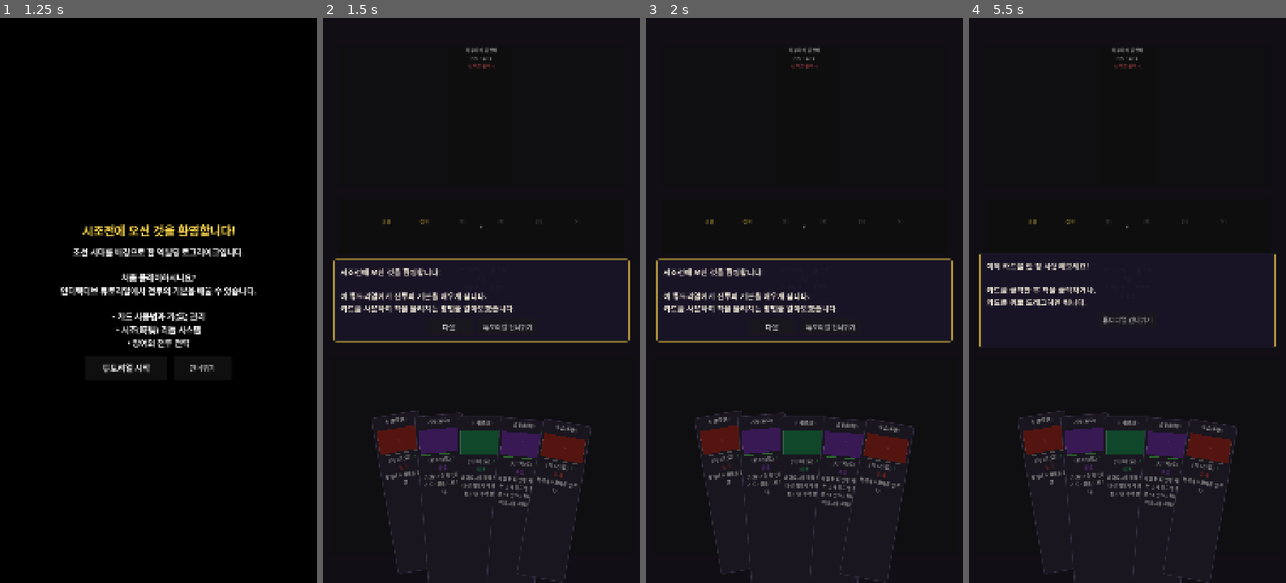
Above: before the commit, frames 1-4 (left to right).
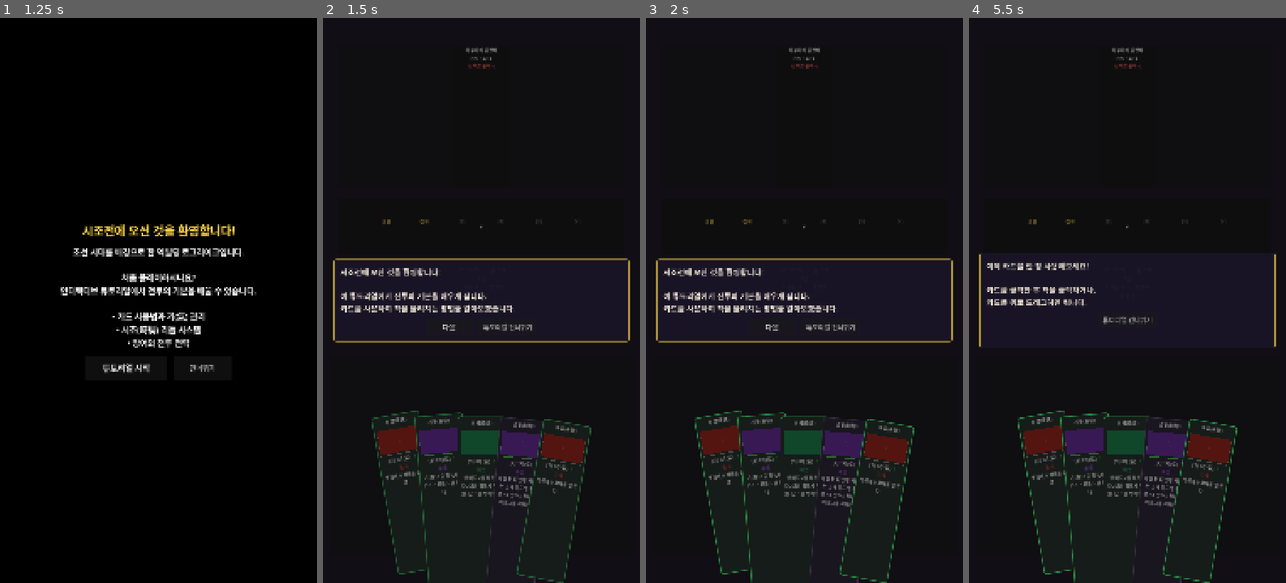
Above: after the commit, the same moments.

Repository: dongmin1213/Sijojeon
Game: Godot game, scene res://scenes/title/title_screen.tscn
Two runs of this game, one before a commit and one after it. Both use one fixed random seed, a clock stepped at 60 frames per second and the inputs below.
Inputs:
- Up to frame 1 (1.25 s): click "새 게임" at 0.5 s
- Up to frame 2 (1.5 s): click "튜토리얼 시작" at 1.25 s
- Up to frame 3 (2 s): no input
- Up to frame 4 (5.5 s): click "▼" at 2 s; click "다음" at 2.75 s; click "다음" at 3.5 s; click "다음" at 4.25 s; click "다음" at 5 s

Frame 1 is identical in both runs. In frame 2, 1.0% of the frame differs, in the area x 15-85%, y 69-100%; in frame 3, 1.1%; in frame 4, 1.2%.

Commit message:
feat: 실시간 힌트 시스템 + 카드 하이라이트 구현 (ZER-232)
- 시조 비트 매칭 카드에 초록 글로우 테두리 + 펄스 애니메이션 추가
- 손패로 시조 완성 가능 시 "♪ 시조 완성 가능! ♪" 알림 표시
- 카드 상세보기(롱프레스)에 keywords.json 기반 키워드 설명 섹션 추가
- 적 인텐트에 타입별 아이콘(⚔/🛡/⬆/⬇) + 위협도 기반 색상 적용

Co-Authored-By: Paperclip <noreply@paperclip.ing>
Co-Authored-By: Claude Opus 4.6 <noreply@anthropic.com>

Diff:
--- a/scenes/ui/card_ui.gd
+++ b/scenes/ui/card_ui.gd
@@ -74,6 +74,10 @@
 var _selected_stylebox: StyleBoxFlat
 var _disabled_stylebox: StyleBoxFlat
 var _drag_stylebox: StyleBoxFlat
+var _sijo_match_stylebox: StyleBoxFlat
+
+# 시조 매칭 글로우 애니메이션
+var _sijo_glow_tween: Tween = null
 
 
 func _ready() -> void:
@@ -138,6 +142,13 @@
 	_drag_stylebox.border_color = Color(1.0, 0.9, 0.4)
 	_drag_stylebox.set_border_width_all(3)
 	_drag_stylebox.set_corner_radius_all(8)
+
+	# 시조 비트 매칭 카드 — 초록 글로우 테두리
+	_sijo_match_stylebox = StyleBoxFlat.new()
+	_sijo_match_stylebox.bg_color = Color(0.16, 0.2, 0.18)
+	_sijo_match_stylebox.border_color = Color(0.3, 1.0, 0.5)
+	_sijo_match_stylebox.set_border_width_all(3)
+	_sijo_match_stylebox.set_corner_radius_all(8)
 
 
 func _update_display() -> void:
@@ -190,6 +201,11 @@
 
 
 func _update_style() -> void:
+	# 기존 글로우 애니메이션 정리
+	if _sijo_glow_tween and _sijo_glow_tween.is_valid():
+		_sijo_glow_tween.kill()
+		_sijo_glow_tween = null
+
 	if not is_playable:
 		add_theme_stylebox_override("panel", _disabled_stylebox)
 		modulate = Color(0.6, 0.6, 0.6, 0.8)
@@ -202,9 +218,27 @@
 	elif is_hovered:
 		add_theme_stylebox_override("panel", _hover_stylebox)
 		modulate = Color(1, 1, 1, 1)
+	elif sijo_match and is_playable:
+		add_theme_stylebox_override("panel", _sijo_match_stylebox)
+		modulate = Color(1, 1, 1, 1)
+		_start_sijo_glow()
 	else:
 		add_theme_stylebox_override("panel", _normal_stylebox)
 		modulate = Color(1, 1, 1, 1)
+
+
+func _start_sijo_glow() -> void:
+	## 시조 매칭 카드에 부드러운 테두리 펄스 애니메이션
+	if not is_inside_tree():
+		return
+	_sijo_glow_tween = create_tween().set_loops()
+	_sijo_glow_tween.tween_method(_set_sijo_border_alpha, 0.5, 1.0, 0.6)
+	_sijo_glow_tween.tween_method(_set_sijo_border_alpha, 1.0, 0.5, 0.6)
+
+
+func _set_sijo_border_alpha(alpha: float) -> void:
+	if _sijo_match_stylebox:
+		_sijo_match_stylebox.border_color = Color(0.3, 1.0, 0.5, alpha)
 
 
 func set_selected(selected: bool) -> void:
--- a/scenes/ui/card_zoom_popup.gd
+++ b/scenes/ui/card_zoom_popup.gd
@@ -102,6 +102,30 @@
 	effect_label.add_theme_font_size_override("font_size", 18)
 	effect_label.add_theme_color_override("font_color", Color(0.85, 0.85, 0.85))
 	vbox.add_child(effect_label)
+
+	# 키워드 설명 섹션
+	var keywords := _find_keywords_in_card()
+	if not keywords.is_empty():
+		var kw_sep := HSeparator.new()
+		vbox.add_child(kw_sep)
+
+		var kw_title := Label.new()
+		kw_title.text = "📖 키워드"
+		kw_title.horizontal_alignment = HORIZONTAL_ALIGNMENT_CENTER
+		kw_title.add_theme_font_size_override("font_size", 16)
+		kw_title.add_theme_color_override("font_color", Color(0.8, 0.7, 0.5))
+		vbox.add_child(kw_title)
+
+		for kw in keywords:
+			var kw_entry := RichTextLabel.new()
+			kw_entry.bbcode_enabled = true
+			var color_hex: String = kw.get("color", "#FFD966")
+			kw_entry.text = "[color=%s]%s[/color]: %s" % [color_hex, kw.get("name", ""), kw.get("description", "")]
+			kw_entry.fit_content = true
+			kw_entry.custom_minimum_size = Vector2(300, 0)
+			kw_entry.add_theme_font_size_override("normal_font_size", 14)
+			kw_entry.mouse_filter = Control.MOUSE_FILTER_IGNORE
+			vbox.add_child(kw_entry)
 
 	# 닫기 안내
 	var hint := Label.new()
@@ -135,6 +159,51 @@
 	return "\n".join(lines)
 
 
+func _find_keywords_in_card() -> Array[Dictionary]:
+	## 카드 효과 텍스트와 속성에서 관련 키워드를 찾아 반환
+	var found: Array[Dictionary] = []
+	var found_ids: Array[String] = []
+	var all_kw := KeywordTooltip.get_all_keywords()
+
+	# 카드 속성 기반 키워드 자동 추가
+	var auto_keywords: Array[String] = ["beat", "qi"]  # 모든 카드에 기본 표시
+
+	if _card_data.damage > 0 and _card_data.is_aoe:
+		auto_keywords.append("aoe")
+	if _card_data.block_value > 0:
+		auto_keywords.append("block")
+	if _card_data.stamina_cost > 0 or _card_data.stamina_gain > 0:
+		if _card_data.pool == "mugwan":
+			auto_keywords.append("giryeok")
+		elif _card_data.pool == "mungwan":
+			auto_keywords.append("haksik")
+
+	# 효과 텍스트에서 키워드 검색
+	var effect_text := _card_data.get_current_effect()
+	for kw_id in all_kw:
+		var kw: Dictionary = all_kw[kw_id]
+		# id 기반 매칭만 (name 기반 중복 방지)
+		if kw.get("id", "") != kw_id:
+			continue
+		var kw_name: String = kw.get("name", "")
+		var kw_short: String = kw.get("id", "")
+		# 효과 텍스트에 키워드 이름이나 ID가 포함되어 있으면 추가
+		if kw_short in auto_keywords or effect_text.find(kw_short) >= 0 or (kw_name != "" and effect_text.find(kw_name.split("(")[0]) >= 0):
+			if kw_short not in found_ids:
+				found_ids.append(kw_short)
+				found.append(kw)
+
+	# 상태이상 관련 키워드 (효과 텍스트에서 감지)
+	var status_keywords := ["독", "화상", "출혈", "약화", "취약", "냉기", "구금", "주박", "소멸"]
+	for sk in status_keywords:
+		if effect_text.find(sk) >= 0 and sk not in found_ids:
+			if all_kw.has(sk):
+				found_ids.append(sk)
+				found.append(all_kw[sk])
+
+	return found
+
+
 func _on_bg_input(event: InputEvent) -> void:
 	if event is InputEventMouseButton and event.pressed:
 		_close()
